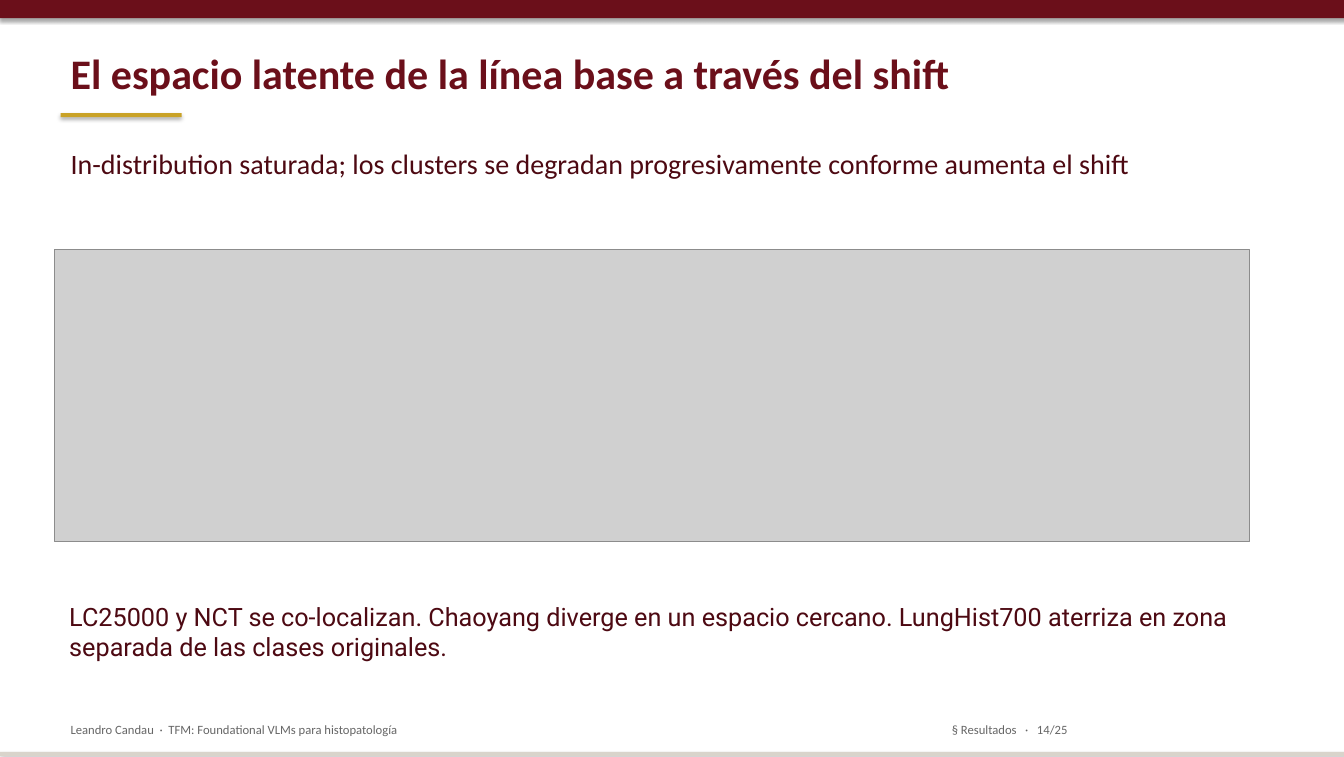
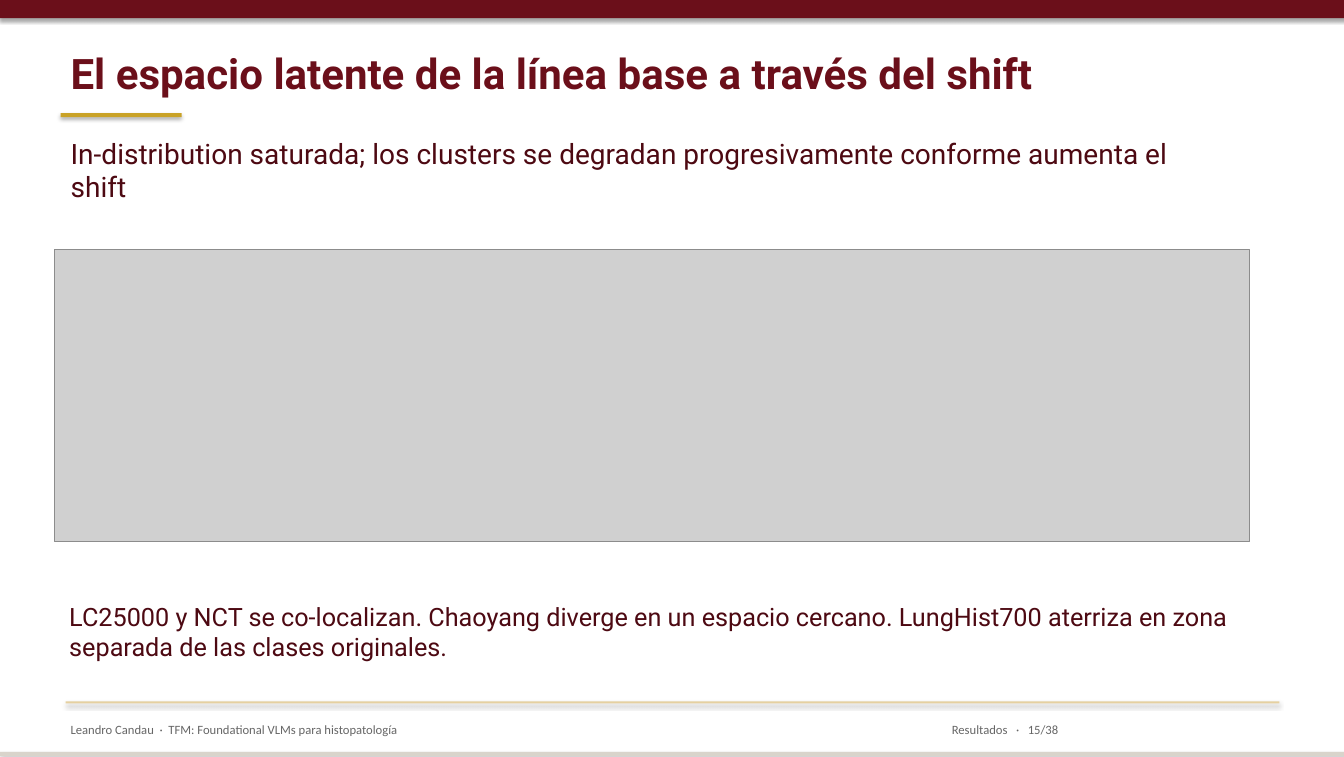
Before and after one commit to lcandau/histopathology-clip-lab, a slide deck: slide 15 of report/TFM_defense.pptx (slide 14 before the commit). Drawn at 1344x757 pixels with LibreOffice and Linux fonts; fonts in the diff are those of the drawing; grey boxes stand for pictures. Boxes give left, top, right and bottom in pixels: in the first picture for what was removed or moved away, otherwise in the second. Text is boxed around its words. In the diff, an @@ line names an element or a change of style, - is before the commit and + after.

```diff
--- a/report/TFM_defense.pptx
+++ b/report/TFM_defense.pptx
@@ text "El espacio latente de la ..." at (x1=71, y1=57, x2=1031, y2=98): font Calibri to Roboto @@
@@ text "In-distribution saturada; los clusters se ..." at (x1=71, y1=142, x2=1167, y2=170): font Calibri to Roboto @@
@@ text "In-distribution saturada; los clusters se ..." moved from (x1=71, y1=154, x2=1128, y2=179) to (x1=71, y1=142, x2=1167, y2=170) @@
@@ rectangle added at (x1=66, y1=701, x2=1279, y2=703), fill #E5D0A0 @@
@@ text at (x1=952, y1=725, x2=1058, y2=734): text changed @@
-§ Resultados · 14/25
+Resultados · 15/38
```
Also in this commit, not shown: 18 other slides changed, 14 slides added, 1 slide removed, 1 other file.
